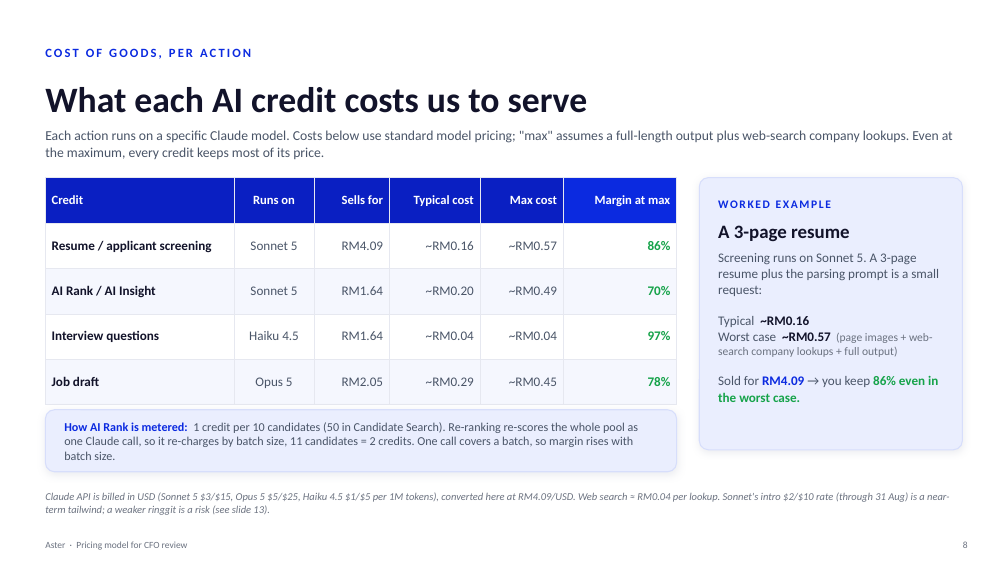
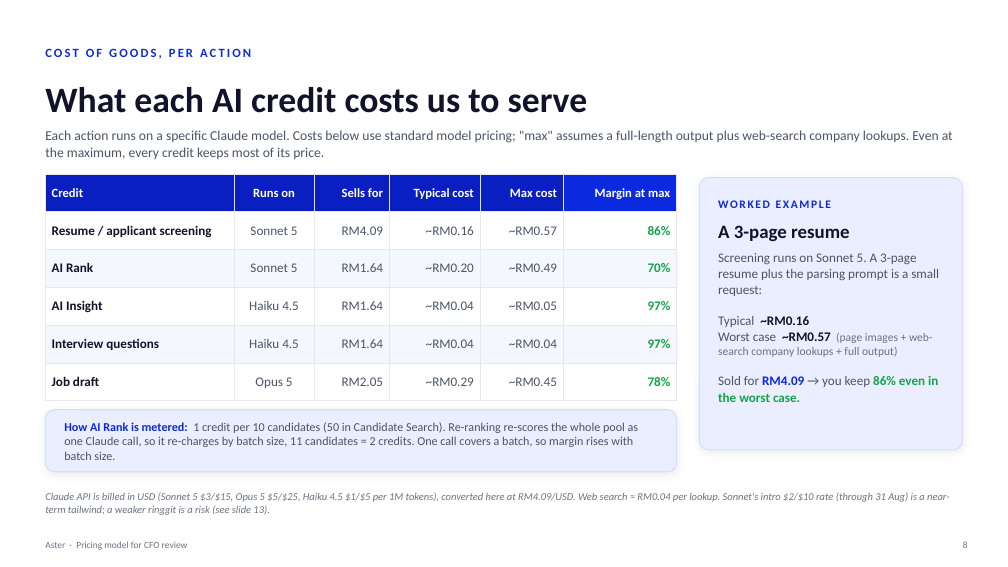
Before and after one commit to shahramly83/aster, a slide deck: slide 8 of docs/aster-pricing-cfo.pptx. Drawn at 1008x567 pixels with LibreOffice and Linux fonts; fonts in the diff are those of the drawing. Boxes give left, top, right and bottom in pixels: in the first picture for what was removed or moved away, otherwise in the second. Text is boxed around its words. In the diff, an @@ line names an element or a change of style, - is before the commit and + after.

```diff
--- a/docs/aster-pricing-cfo.pptx
+++ b/docs/aster-pricing-cfo.pptx
@@ table at [45, 174, 677, 392] @@
-row 3: AI Rank / AI Insight | Sonnet 5 | RM1.64 | ~RM0.20 | ~RM0.49 | 70%
+row 3: AI Rank | Sonnet 5 | RM1.64 | ~RM0.20 | ~RM0.49 | 70%
+row 4: AI Insight | Haiku 4.5 | RM1.64 | ~RM0.04 | ~RM0.05 | 97%
@@ table: place and size @@
-table at [45, 178, 677, 392]
+table at [45, 174, 677, 392]
```
